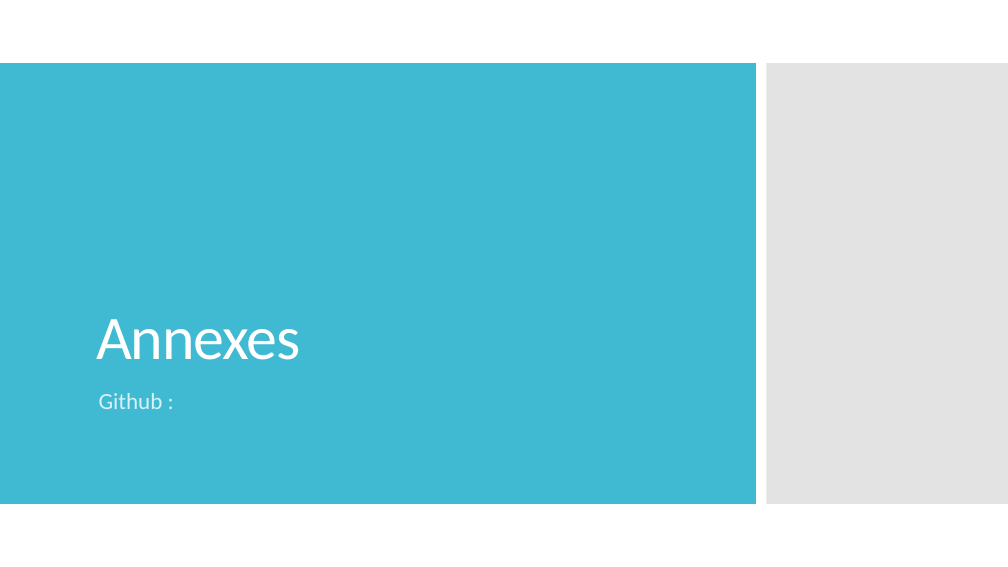
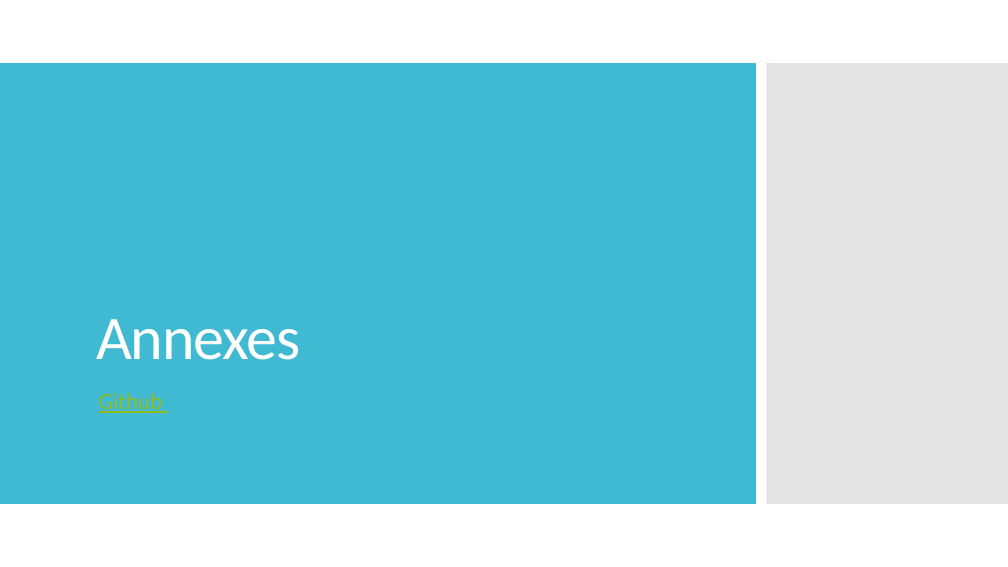
Before and after one commit to cledat/Projet-EA314, a slide deck: slide 10 of rapport.pptx. Drawn at 1008x567 pixels with LibreOffice and Linux fonts; fonts in the diff are those of the drawing. Boxes give left, top, right and bottom in pixels: in the first picture for what was removed or moved away, otherwise in the second. Text is boxed around its words. In the diff, an @@ line names an element or a change of style, - is before the commit and + after.

```diff
--- a/rapport.pptx
+++ b/rapport.pptx
@@ subtitle at (99,393,163,413): text changed; text colour #D9F1F6 to #90BB23 @@
-Github :
+Github
```
Also in this commit, not shown: 6 other slides changed.
